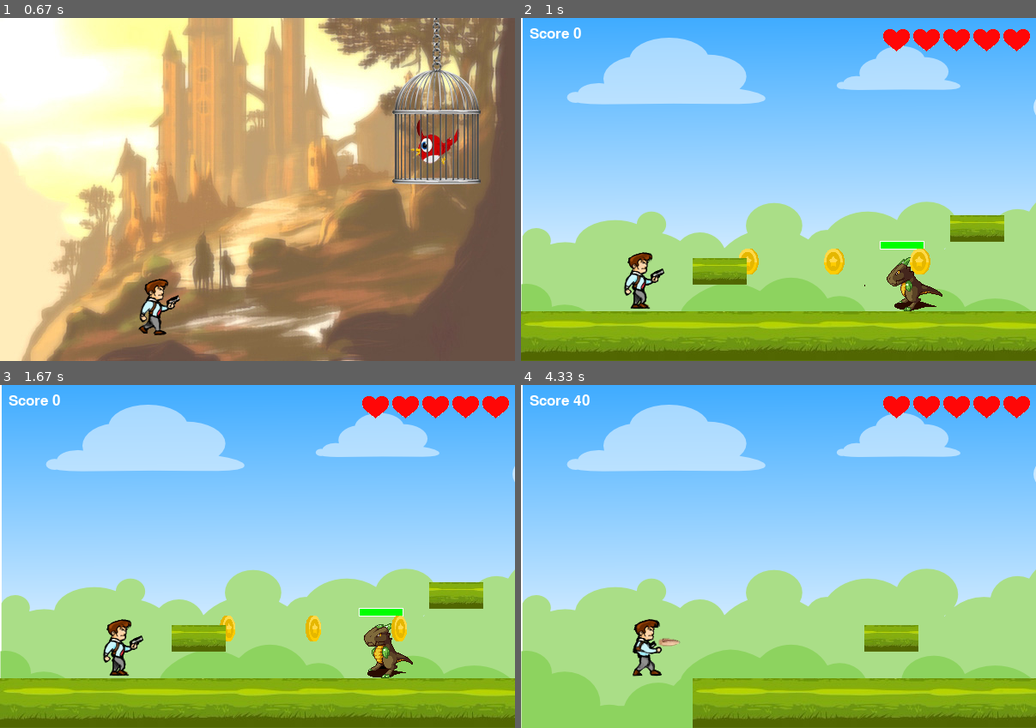
Above: before the commit, frames 1-4 (two rows, left to right).
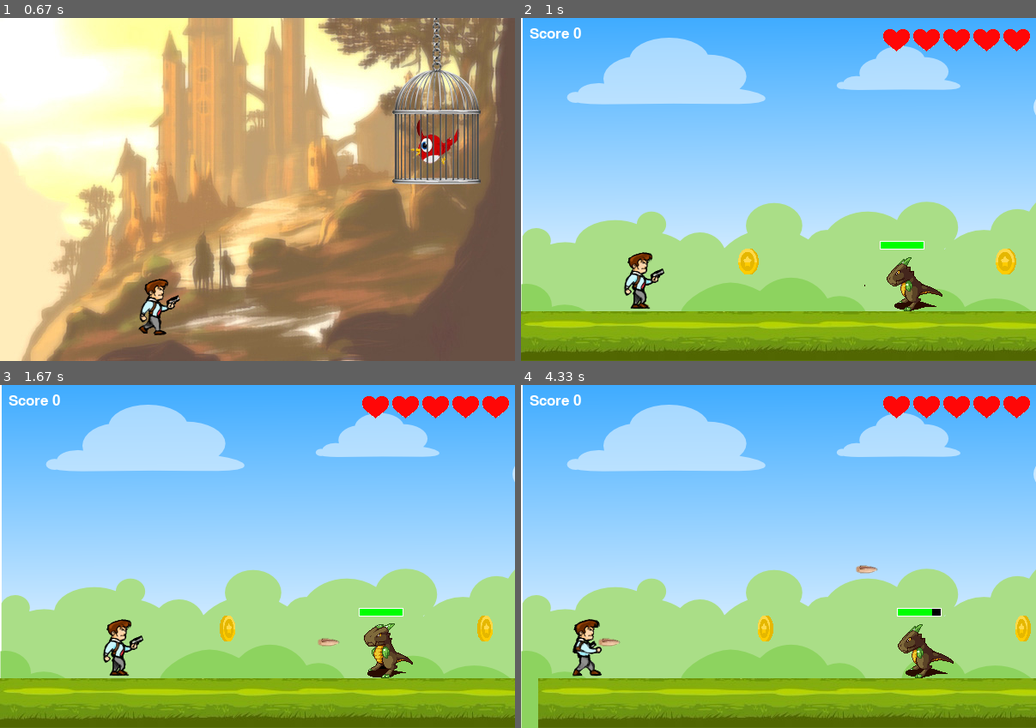
Above: after the commit, the same moments.

Repository: DmShevchuk/Pygame_project
Game: pygame game, started from Main.py
The game is run twice, just before and just after one commit, with the same random seed, the same clock (stepped at 60 frames per second) and the same inputs.
Inputs:
- Up to frame 1 (0.67 s): hold Right from 0.33 s (still down)
- Up to frame 2 (1 s): release Right at 0.8 s; tap Tab at 0.83 s
- Up to frame 3 (1.67 s): tap Space at 1.33 s
- Up to frame 4 (4.33 s): hold Up 1.67-1.97 s; tap Space at 1.73, 2.07, 2.37, 2.57, 2.87, 3.47, 3.77, 3.9, 4.3 s; hold Right 2-2.47 s; hold Left 2.5-3.03 s; hold Left 3.4-3.8 s; hold Up 3.83-4.2 s; hold Right from 4.23 s (still down)

Frame 1 is identical in both runs. In frame 2, 2.4% of the frame differs, in the area x 33-97%, y 57-78%; in frame 3, 2.3%; in frame 4, 8.5%, in the area x 3-100%, y 2-100%.

Commit message:
Добавлен 1 уровень, класс домика, финальная заставка.

Diff:
--- a/Main.py
+++ b/Main.py
@@ -26,6 +26,7 @@
 health_monsters_group = pygame.sprite.Group()
 coin_group = pygame.sprite.Group()
 islands_group = pygame.sprite.Group()
+house_group = pygame.sprite.Group()
 
 
 # Загрузка всех изображений для отражения на экране
@@ -164,68 +165,75 @@
                     frame_location, self.rect.size)))
 
     def update(self, x, y, check_collide=True):
-        level.rect.x -= x
-        level.rect.y -= y
-        if not pygame.sprite.collide_mask(self, level) or not check_collide:
+        global health_monsters_group, gameover
+
+        for level in levels_group:
+            level.rect.x -= x
+            level.rect.y -= y
+
+        if pygame.sprite.spritecollide(self, levels_group, False) or check_collide:
             self.cur_frame = (self.cur_frame + 1) % len(self.frames)
             self.image = self.frames[self.cur_frame]
             self.mask = pygame.mask.from_surface(self.image)
-            dragon.rect.x -= x
-            dragon_health.update(dragon)
+
+            health_monsters_group = pygame.sprite.Group()
+
+            for dragon in monsters_group:
+                dragon.rect.x -= x
+                Health_monster(dragon)
+
             for coin in coin_group:
                 coin.rect.x -= x
+
             for island in islands_group:
                 island.rect.x -= x
+
+            house.rect.x -= x
+
         else:
-            level.rect.x += x
-            level.rect.y += y
-        if len(monsters_group) > 0 and pygame.sprite.collide_mask(self, dragon):
-            self.health -= 1
-            monster_hero_boom_sound.play()
-            # Если игрок подходит слева к монстру, то его нужно отбросить ближе к старту уровня.
-            # Если справа, то дальше от старта.
-            if hero_direction == 'right':
-                level.rect.x -= 100
-                dragon.rect.x += 100
-                for coin in coin_group:
-                    coin.rect.x += 100
-
-                for island in islands_group:
-                    island.rect.x += 100
-            else:
-                level.rect.x -= 100
-                dragon.rect.x -= 100
-                for coin in coin_group:
-                    coin.rect.x -= 100
-
-                for island in islands_group:
-                    island.rect.x -= 100
-
-            dragon_health.update(dragon)
-
-            if self.health < 0:
-                restart()
-                # global hero_group, hero
-                # self.kill()
-                # hero_group = pygame.sprite.Group()
-                # hero = Hero(load_image("hero.png"), 6, 1, 30, start_y)
-                # level.rect.x = 0
-                # dragon.rect.x = 400
-                # dragon.rect.y = 270
-                # dragon.health = 5
-                # dragon_health.update(dragon)
-                #
-                # for coin in coin_group:
-                #     coin.kill()
-                #
-                # for island in islands_group:
-                #     island.kill()
-                #
-                # for i in range(len(coin_coords)):
-                #     Money(load_image('coin.png'), 6, 1, coin_coords[i][0], coin_coords[i][1])
-                #
-                # for i in range(len(island_coords)):
-                #     Island(island_coords[i][0], island_coords[i][1], island_coords[i][2])
+            for level in levels_group:
+                level.rect.x += x
+                level.rect.y += y
+
+        if not pygame.sprite.spritecollide(self, levels_group, False):
+            for islands in islands_group:
+                if (not pygame.sprite.collide_mask(self, islands) and self.rect.y == start_y) or self.rect.y == start_y:
+                    restart()
+
+        if len(monsters_group) > 0 and pygame.sprite.spritecollide(self, monsters_group, False):
+            for dragon in monsters_group:
+                if pygame.sprite.collide_mask(self, dragon):
+                    self.health -= 1
+                    monster_hero_boom_sound.play()
+                    # Если игрок подходит слева к монстру, то его нужно отбросить ближе к старту уровня.
+                    # Если справа, то дальше от старта.
+                    if hero_direction == 'right':
+                        for level in levels_group:
+                            level.rect.x += 100
+                        for dragon in monsters_group:
+                            dragon.rect.x += 100
+                        for coin in coin_group:
+                            coin.rect.x += 100
+                        for island in islands_group:
+                            island.rect.x += 100
+                        house.rect.x -= 100
+                    else:
+                        for level in levels_group:
+                            level.rect.x -= 100
+                        for dragon in monsters_group:
+                            dragon.rect.x -= 100
+                        for coin in coin_group:
+                            coin.rect.x -= 100
+                        for island in islands_group:
+                            island.rect.x -= 100
+                        house.rect.x += 100
+                    Health_monster(dragon)
+
+                    if self.health < 0:
+                        restart()
+
+        if pygame.sprite.spritecollide(self, house_group, False):
+            gameover = True
 
         for coin in coin_group:
             if pygame.sprite.collide_mask(self, coin):
@@ -236,11 +244,12 @@
 class Level(pygame.sprite.Sprite):
     levels_image = {'first': load_image('level1.png')}
 
-    def __init__(self, level):
+    def __init__(self, level, x):
         super().__init__(levels_group)
         self.image = Level.levels_image[level]
         self.rect = self.image.get_rect()
         self.rect.bottom = SIZE[1]
+        self.rect.x = x
         self.mask = pygame.mask.from_surface(self.image)
 
 
@@ -312,6 +321,7 @@
         self.rect.x = monster.rect.x + 18
         self.rect.y = monster.rect.y - 10
         self.heatlh = monster.health
+        self.update(monster)
 
     def update(self, monster):
         self.rect.x = monster.rect.x + 18
@@ -336,6 +346,7 @@
         self.rect.y = y + hero.rect.height // 3
 
     def update(self, x=15, y=0):
+        global health_monsters_group
         if self.direction == 'right':
             self.rect.x += x
         else:
@@ -343,15 +354,20 @@
         self.rect.y += y
         if not self.rect.colliderect(Bullet.screen_rect):
             self.kill()
-        if len(monsters_group) > 0 and pygame.sprite.collide_mask(self, dragon):
-            self.kill()
-            monster_roar_sound.play()
-            dragon.health -= 1
-            dragon_health.update(dragon)
-            if dragon.health == 0:
-                dragon.kill()
-                dragon_health.kill()
-                hero.score += 50
+        if len(monsters_group) > 0:
+            health_monsters_group = pygame.sprite.Group()
+            for dragon in monsters_group:
+                if pygame.sprite.collide_mask(self, dragon):
+                    self.kill()
+                    monster_roar_sound.play()
+                    dragon.health -= 1
+                    if dragon.health == 0:
+                        dragon.kill()
+                        # dragon_health.kill()
+                        hero.score += 50
+
+                if dragon.health != 0:
+                    Health_monster(dragon)
 
         if pygame.sprite.spritecollide(self, islands_group, False):
             self.kill()
@@ -567,7 +583,7 @@
 
 def restart():
     global hero_group, coin_group, islands_group, hero, hero_direction, \
-        dragon_health, health_monsters_group, monsters_group, dragon
+        levels_group, health_monsters_group, monsters_group
     for hero in hero_group:
         hero.kill()
 
@@ -577,6 +593,7 @@
     for dragon_health in health_monsters_group:
         dragon_health.kill()
 
+    levels_group = pygame.sprite.Group()
     hero_group = pygame.sprite.Group()
     coin_group = pygame.sprite.Group()
     islands_group = pygame.sprite.Group()
@@ -584,14 +601,21 @@
     hero = Hero(load_image("hero.png"), 6, 1, 30, start_y)
     hero_direction = 'right'
     level.rect.x = 0
-    dragon = Monster(load_image("dragon.png"), 8, 2, 400, 270)
-    dragon_health = Health_monster(dragon)
+
+    for i in range(len(level_coords)):
+        Level('first', level_coords[i])
+
+    for i in range(len(dragon_coords)):
+        monster = Monster(load_image('dragon.png'), 8, 2, dragon_coords[i][0], dragon_coords[i][1])
+        Health_monster(monster)
 
     for i in range(len(coin_coords)):
         Money(load_image('coin.png'), 6, 1, coin_coords[i][0], coin_coords[i][1])
 
     for i in range(len(island_coords)):
         Island(island_coords[i][0], island_coords[i][1], island_coords[i][2])
+
+    house.rect.x = 4200
 
 
 class Bird(pygame.sprite.Sprite):
@@ -643,20 +667,35 @@
             self.kill()
 
 
-level = Level('first')
+class House(pygame.sprite.Sprite):
+    def __init__(self, x, y):
+        super().__init__(house_group)
+        self.image = load_image('house.png', color_key=-1)
+        self.rect = self.image.get_rect()
+        self.rect.x, self.rect.y = x, y
+        self.mask = pygame.mask.from_surface(self.image)
+
+
+level = Level('first', 0)
 hero = Hero(load_image('hero.png'), 6, 1, 100, 300)
-dragon = Monster(load_image('dragon.png'), 8, 2, 400, 270)
-dragon_health = Health_monster(dragon)
 health_image = load_image('health.png', color_key=-1)
 boom_image = load_image('boom.png', color_key=-1)
 info_image = load_image('info.png')
 start_y = level.rect.y - level.rect.height - 15
+house = House(4200, 70)
+
+level_coords = [0, 2500]
+
+dragon_coords = [(400, 270), (700, 270), (1000, 270), (1300, 270), (1600, 270), (2250, 160), (2500, 270),
+                 (2800, 270), (3100, 270), (3400, 270), (3700, 270), (4000, 270)]
 
 # Добавлять координаты монет
-coin_coords = [(250, start_y), (350, start_y), (450, start_y)]
+coin_coords = [(250, start_y), (550, start_y), (850, start_y), (1150, start_y), (1450, start_y),
+               (2150, 240), (2350, 210), (2650, start_y), (2950, start_y), (3250, start_y), (3550, start_y),
+               (3850, start_y)]
 
 # Добавлять координаты и тип картинки островков
-island_coords = [('classic_island', 200, 280), ('classic_island', 500, 230)]
+island_coords = [('classic_island', 2150, 280), ('classic_island', 2250, 230), ('classic_island', 2350, 250)]
 
 clock = pygame.time.Clock()
 FPS = 50
@@ -671,6 +710,9 @@
 font_for_score = pygame.font.Font(None, 25)
 air = False
 background_image = load_image('country_field.png')
+intro_image = load_image('intro.png')
+gameover = False
+font_for_intro = pygame.font.Font(None, 50)
 
 while running:
     if start_screen_show:
@@ -679,6 +721,15 @@
         start_screen_show = False
         hero_group = pygame.sprite.Group()
         coin_group = pygame.sprite.Group()
+
+        levels_group = pygame.sprite.Group()
+
+        for i in range(len(level_coords)):
+            Level('first', level_coords[i])
+
+        for i in range(len(dragon_coords)):
+            monster = Monster(load_image('dragon.png'), 8, 2, dragon_coords[i][0], dragon_coords[i][1])
+            Health_monster(monster)
 
         for i in range(len(coin_coords)):
             Money(load_image('coin.png'), 6, 1, coin_coords[i][0], coin_coords[i][1])
@@ -774,7 +825,7 @@
 
     # Если xp героя меньше, чем на предудущем шаге
     if hero_health != hero.health:
-        screen.blit(boom_image, (dragon.rect.x - 50, dragon.rect.y - 50))
+        screen.blit(boom_image, (hero.rect.x + 50, hero.rect.y - 50))
         hero_health = hero.health
 
     # Отрисовка групп спрайтов
@@ -785,9 +836,17 @@
     monsters_group.draw(screen)
     coin_group.draw(screen)
     islands_group.draw(screen)
-
+    house_group.draw(screen)
+
+    # Если вызвана подсказка
     if show_info:
         screen.blit(info_image, (10, 100))
+
+    # Если пройден уровень
+    if gameover:
+        screen.blit(intro_image, (0, 0))
+        text = font_for_intro.render('Ваши очки' + ' -' + str(hero.score), 1, (255, 255, 255))
+        screen.blit(text, (50, 200))
 
     # Обновление групп спрайтов
     bullets_group.update()
Binary file added: data/house.png
Binary file added: data/intro.png
